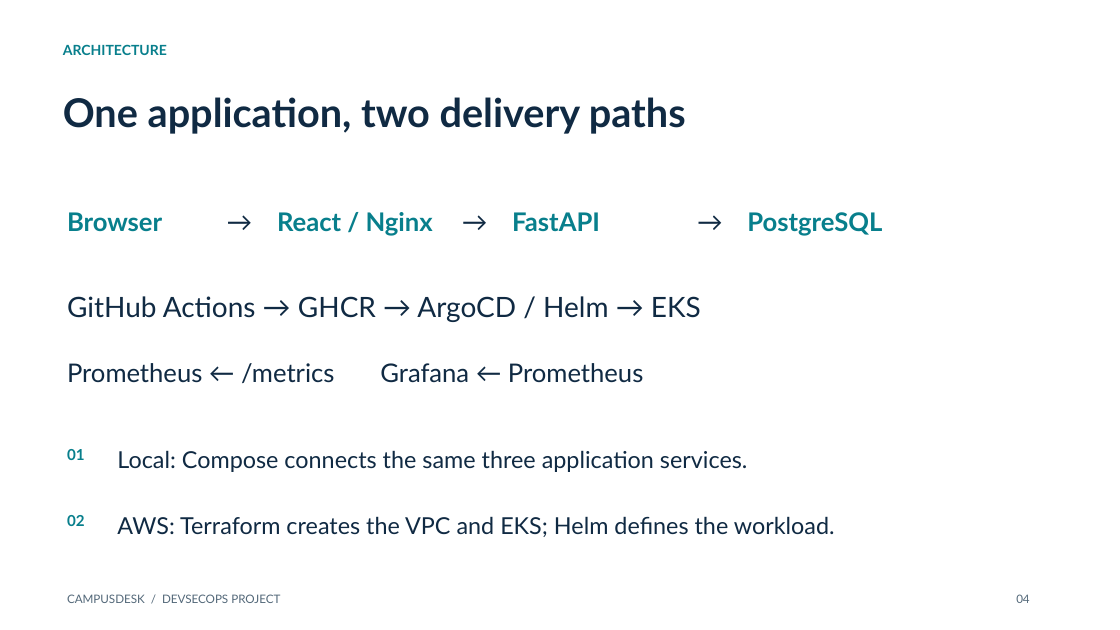
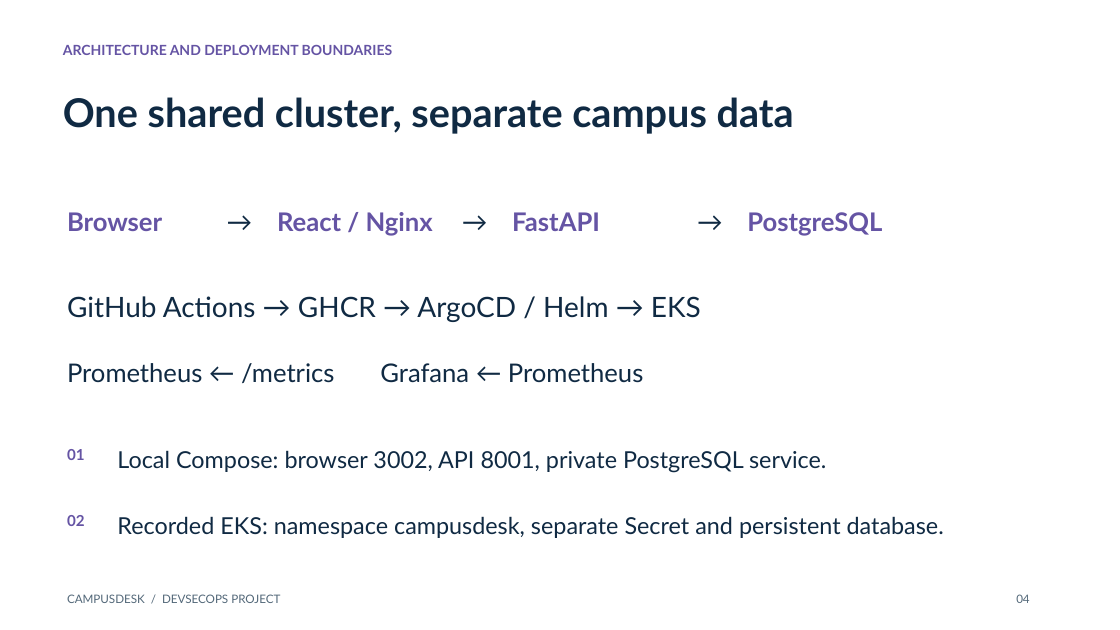
Before and after one commit to AJ5831A/campusdesk-devsecops, a slide deck: slide 4 of demo/presentation.pptx. Drawn at 1120x630 pixels with LibreOffice and Linux fonts; fonts in the diff are those of the drawing. Boxes give left, top, right and bottom in pixels: in the first picture for what was removed or moved away, otherwise in the second. Text is boxed around its words. In the diff, an @@ line names an element or a change of style, - is before the commit and + after.

Commit message:
Add campus-specific final deck and exact printable demo script

```diff
--- a/demo/presentation.pptx
+++ b/demo/presentation.pptx
@@ text at (63, 45, 393, 55): text changed; text colour #087F8C to #6554A4 @@
-ARCHITECTURE
+ARCHITECTURE AND DEPLOYMENT BOUNDARIES
@@ text at (63, 97, 794, 134): text changed @@
-One application, two delivery paths
+One shared cluster, separate campus data
@@ text at (117, 450, 826, 473): text changed @@
-Local: Compose connects the same three application services.
+Local Compose: browser 3002, API 8001, private PostgreSQL service.
@@ text colour #087F8C to #6554A4 in 6 elements at (67, 212, 162, 231), (277, 212, 433, 236), (512, 212, 600, 231), (747, 212, 882, 236), (67, 449, 85, 460), (67, 515, 85, 526) @@
@@ text at (117, 516, 944, 538): text changed @@
-AWS: Terraform creates the VPC and EKS; Helm defines the workload.
+Recorded EKS: namespace campusdesk, separate Secret and persistent database.
```
Also in this commit, not shown: 9 other slides changed, 8 other files.
